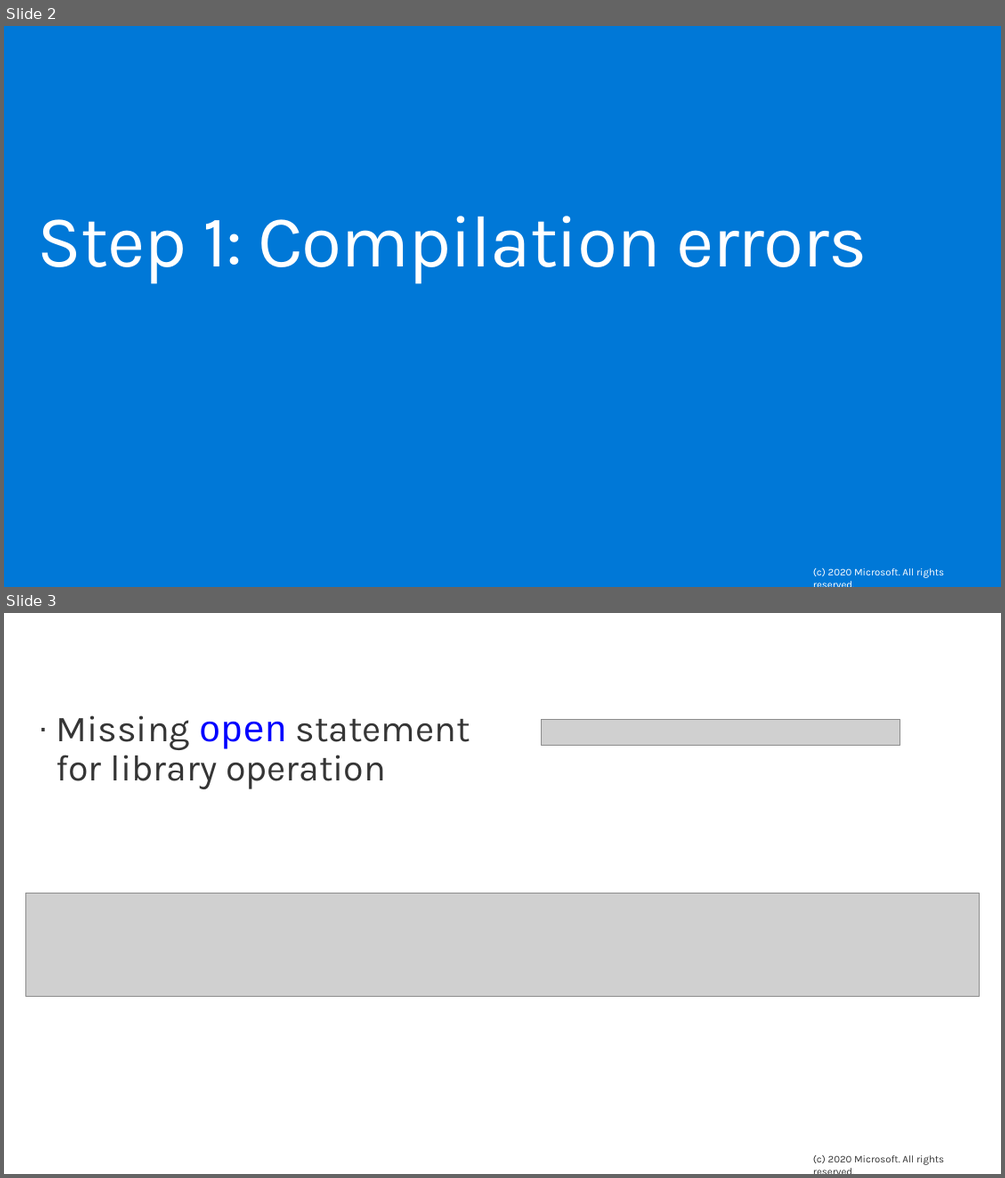
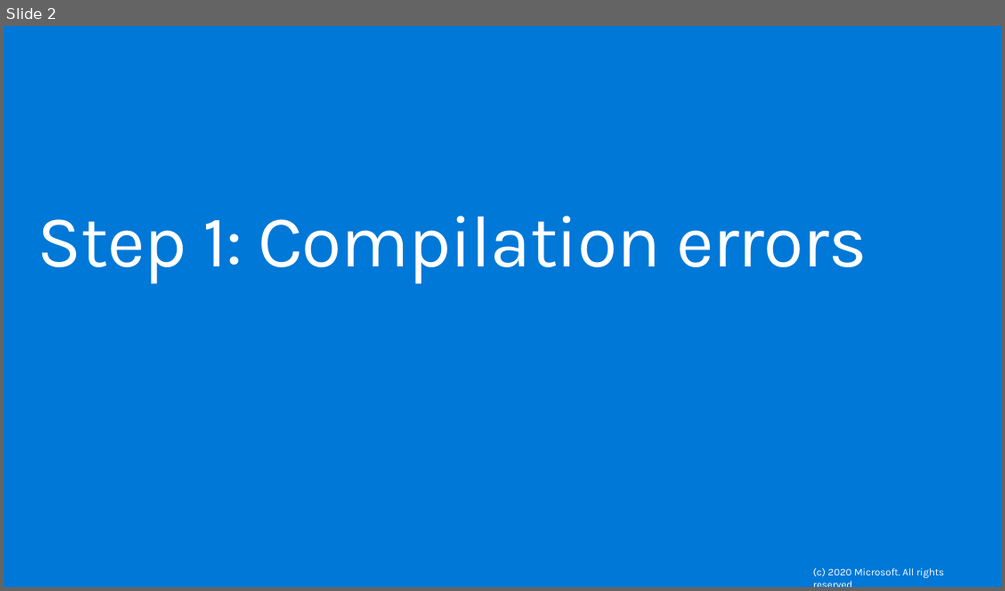
Before and after one commit to microsoft/quantum-curriculum-samples, a slide deck: ProgrammingAssignmentSamples/DebuggingQuantumCode/DebuggingDJAgorithm-Solutions.pptx. Shown one above the other, each under a label of ours: slides 2 and 3 before the commit, slide 2 after it. The pictures are 1005x1178 and 1005x591 pixels, drawn with LibreOffice and Linux fonts; fonts in the diff are those of the drawing; grey boxes stand for pictures; background and template pictures are left out. Boxes give left, top, right and bottom in pixels: in the first picture for what was removed or moved away, otherwise in the second. Text is boxed around its words. In the diff, an @@ line names an element or a change of style, - is before the commit and + after.

```diff
--- a/ProgrammingAssignmentSamples/DebuggingQuantumCode/DebuggingDJAgorithm-Solutions.pptx
+++ b/ProgrammingAssignmentSamples/DebuggingQuantumCode/DebuggingDJAgorithm-Solutions.pptx
@@ slide 3 removed at (4,613,1001,1174), background #FFFFFF @@
@@ text removed at (56,715,470,789) @@
-· Missing open statement
-  for library operation
@@ picture removed at (542,719,900,745) @@
@@ picture removed at (26,893,979,996) @@
@@ text removed at (813,1155,944,1165) @@
-(c) 2020 Microsoft. All rights reserved.
```
Also in this commit, not shown: 8 slides changed, 8 other files.
